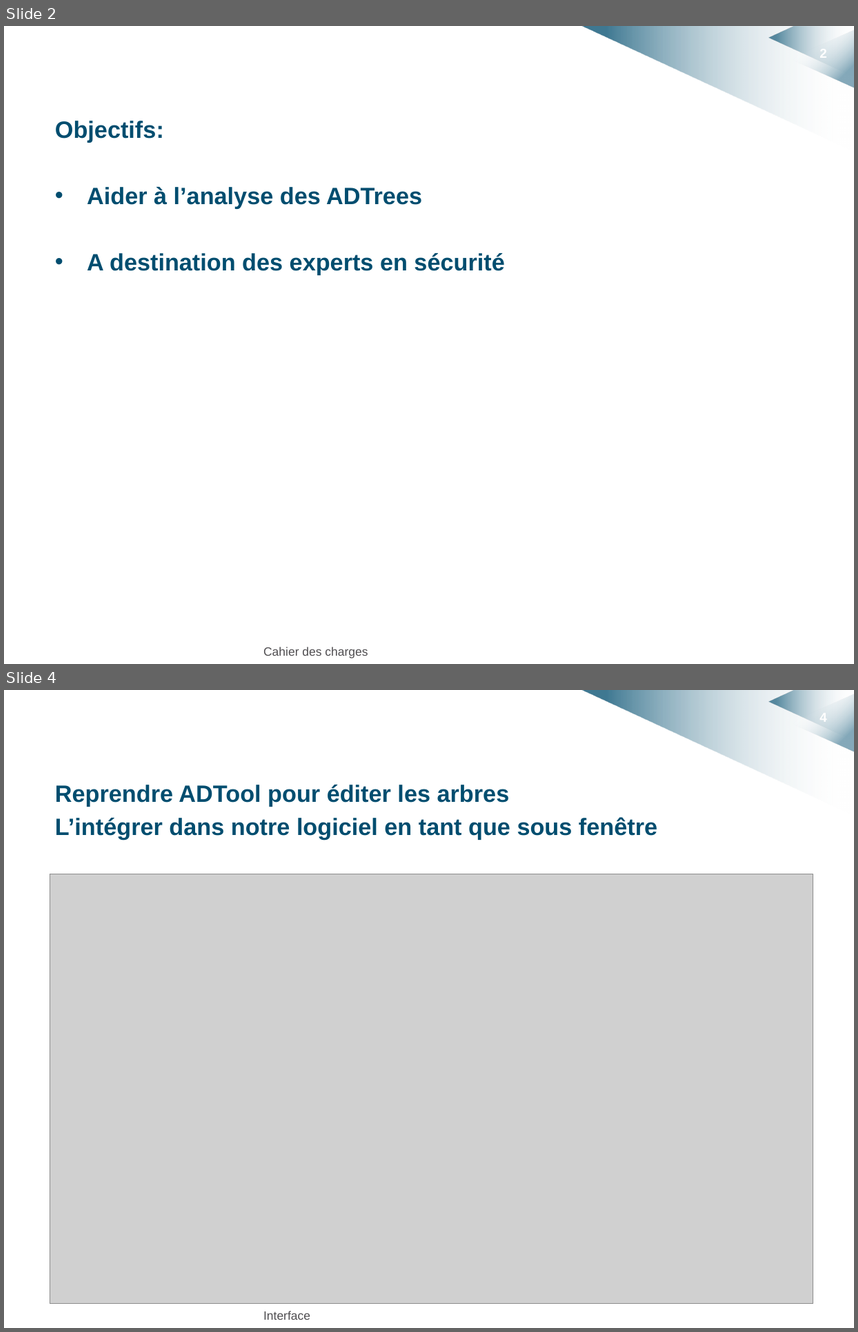
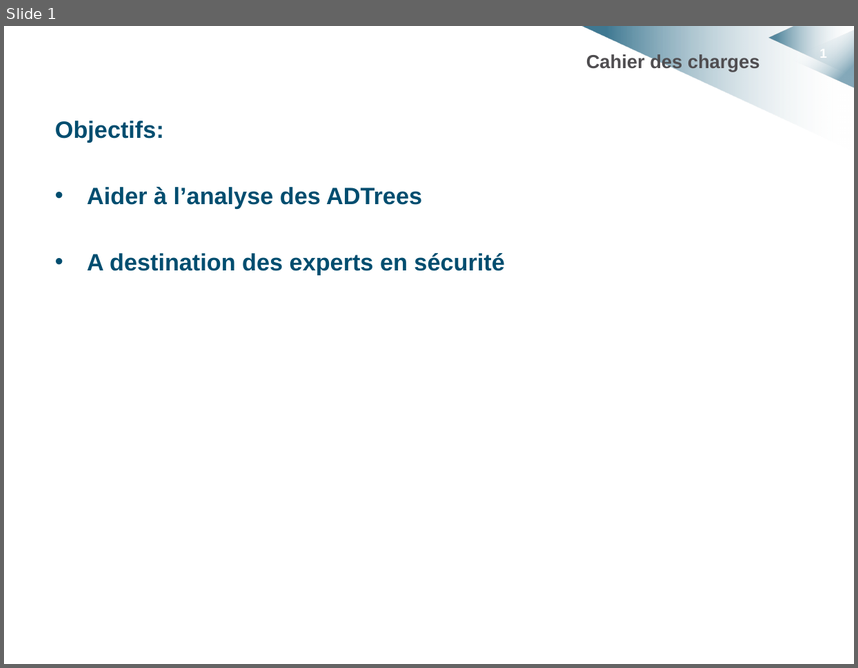
Before and after one commit to HKervadec/korrigolo, a slide deck: soutenances/projet_decembre/cahier_charges.pptx. Shown one above the other, each under a label of ours: slides 2 and 4 before the commit, slide 1 after it; the slides between them are not shown. The pictures are 858x1332 and 858x668 pixels, drawn with LibreOffice and Linux fonts; fonts in the diff are those of the drawing; grey boxes stand for pictures; background and template pictures are left out. Boxes give left, top, right and bottom in pixels: in the first picture for what was removed or moved away, otherwise in the second. Text is boxed around its words. In the diff, an @@ line names an element or a change of style, - is before the commit and + after.

```diff
--- a/soutenances/projet_decembre/cahier_charges.pptx
+++ b/soutenances/projet_decembre/cahier_charges.pptx
@@ slide 4 removed at [4,690,854,1328], background #FFFFFF; not listed: 4 template elements that a slide beside it also shows @@
@@ text removed at [55,785,657,840] @@
-Reprendre ADTool pour éditer les arbres
-L’intégrer dans notre logiciel en tant que sous fenêtre
@@ picture removed at [50,874,813,1304] @@
@@ text removed at [263,1310,310,1319] @@
-Interface
@@ what was slide 2 is now slide 1 @@
@@ slide 1 changed as well @@
@@ title "Cahier des charges": place and size @@
-title "Cahier des charges" at [263,646,368,658]
+title "Cahier des charges" at [586,54,760,72]
@@ title "Cahier des charges" at [586,54,760,72]: size 10.2 to 16 pt, bold on; alignment left to right; less space between paragraphs; vertical alignment top to middle @@
@@ page number at [820,47,826,61]: text changed @@
-2
+1
```
Also in this commit, not shown: 5 slides added, 3 other slides removed.
